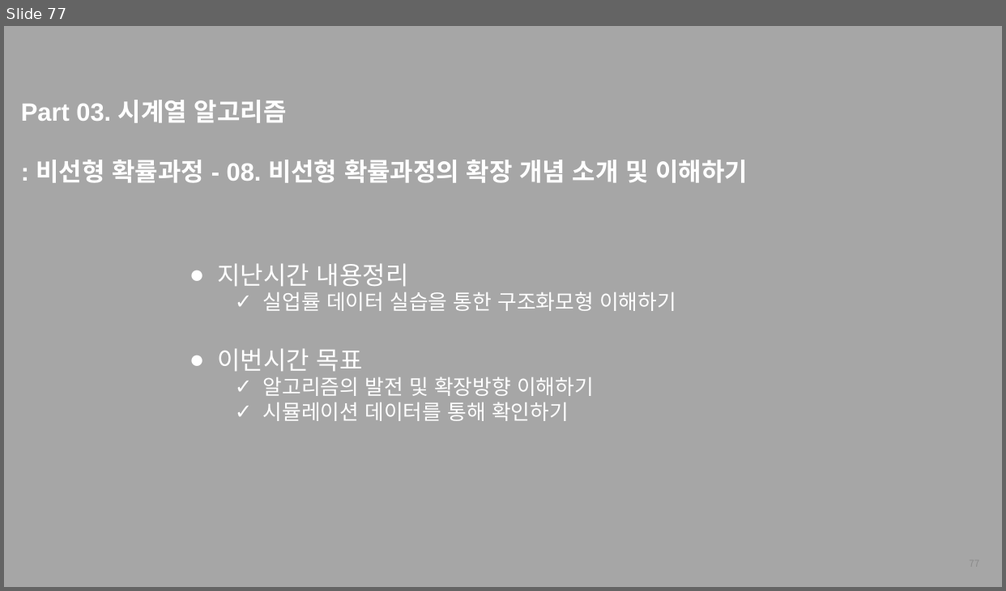
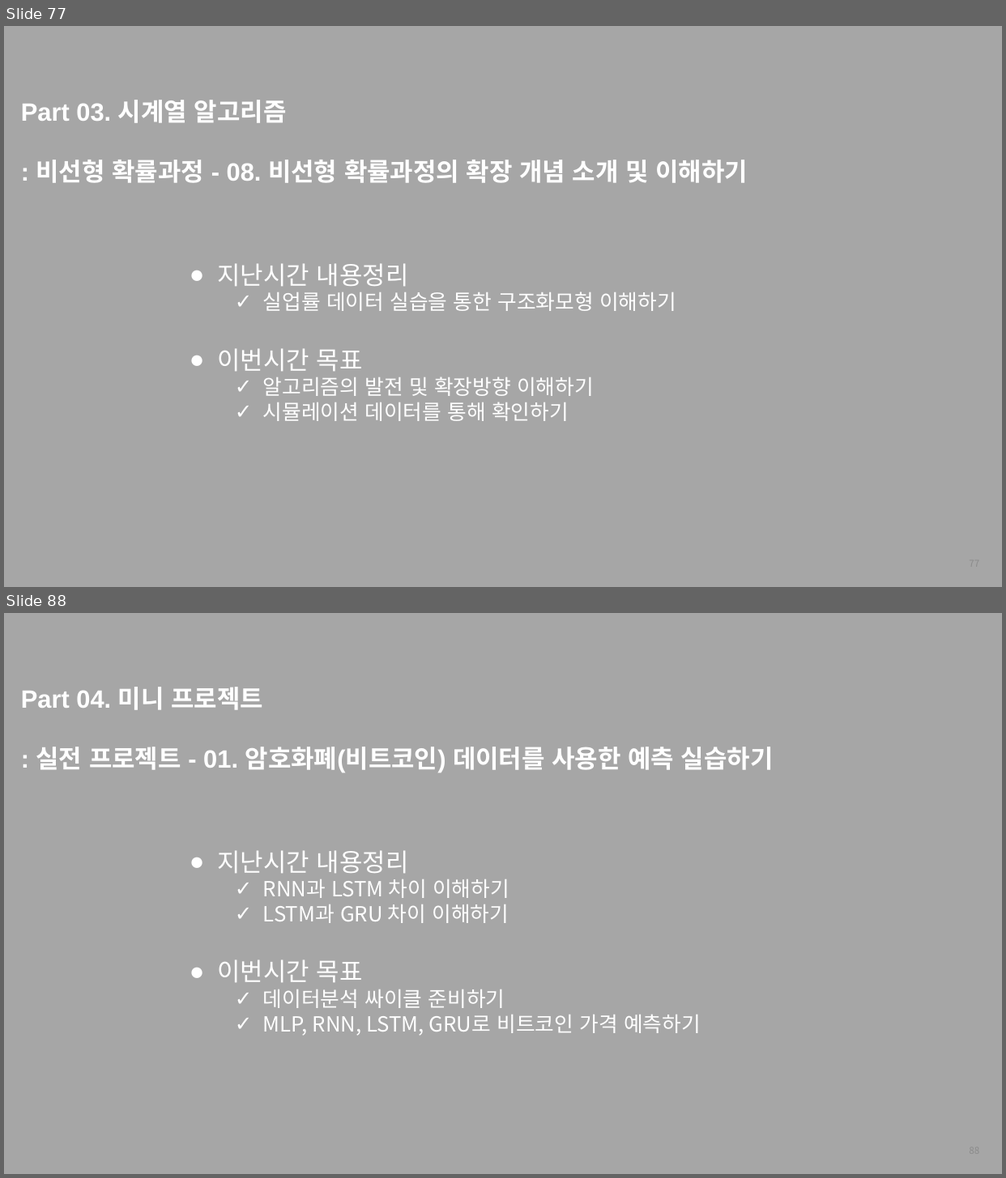
Before and after one commit to thekimk/All-About-Time-Series-Analysis, a slide deck: [FastCampus] 커리큘럼_김경원박사.pptx. Shown one above the other, each under a label of ours: slide 77 before the commit, slides 77 and 88 after it; the slides between them are not shown. The pictures are 1006x591 and 1006x1178 pixels, drawn with LibreOffice and Linux fonts; fonts in the diff are those of the drawing; background and template pictures are left out. Boxes give left, top, right and bottom in pixels: in the first picture for what was removed or moved away, otherwise in the second. Text is boxed around its words. In the diff, an @@ line names an element or a change of style, - is before the commit and + after.

```diff
--- a/[FastCampus] 커리큘럼_김경원박사.pptx
+++ b/[FastCampus] 커리큘럼_김경원박사.pptx
@@ slide 88 added at [4,613,1002,1174], background #A6A6A6 @@
@@ text added at [21,687,774,773], 24 pt, text #FFFFFF, bold @@
+Part 04. 미니 프로젝트
+: 실전 프로젝트 - 01. 암호화폐(비트코인) 데이터를 사용한 예측 실습하기
@@ text added at [218,850,701,1036], 20 pt, text #FFFFFF @@
+● 지난시간 내용정리
+  ✓ RNN과 LSTM 차이 이해하기
+  ✓ LSTM과 GRU 차이 이해하기
+● 이번시간 목표
+  ✓ 데이터분석 싸이클 준비하기
+  ✓ MLP, RNN, LSTM, GRU로 비트코인 가격 예측하기
@@ page number added at [756,1136,988,1166], 9 pt, text #8C8C8C @@
+88
```
Also in this commit, not shown: 12 other slides added, 2 other files.
